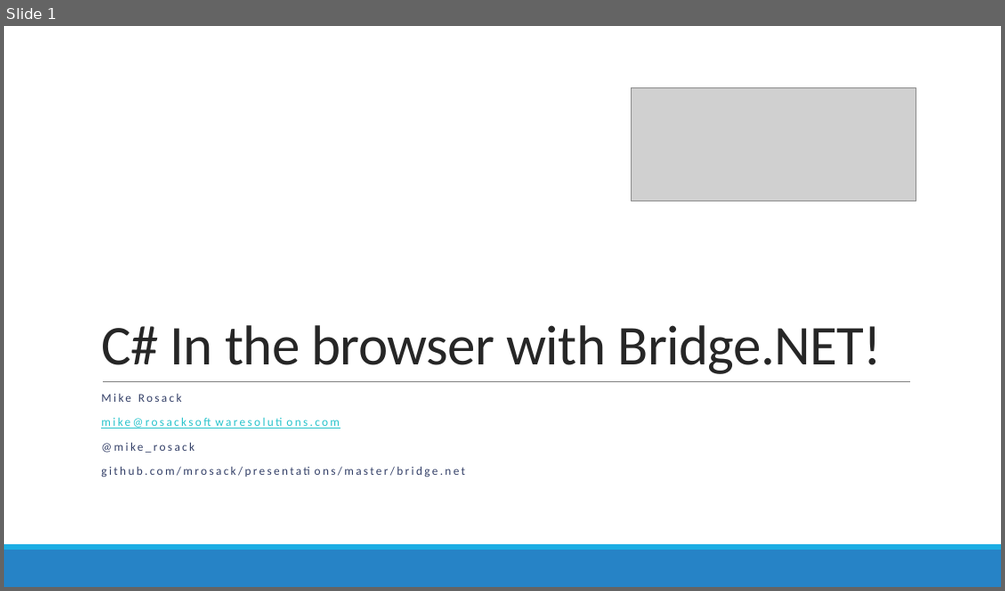
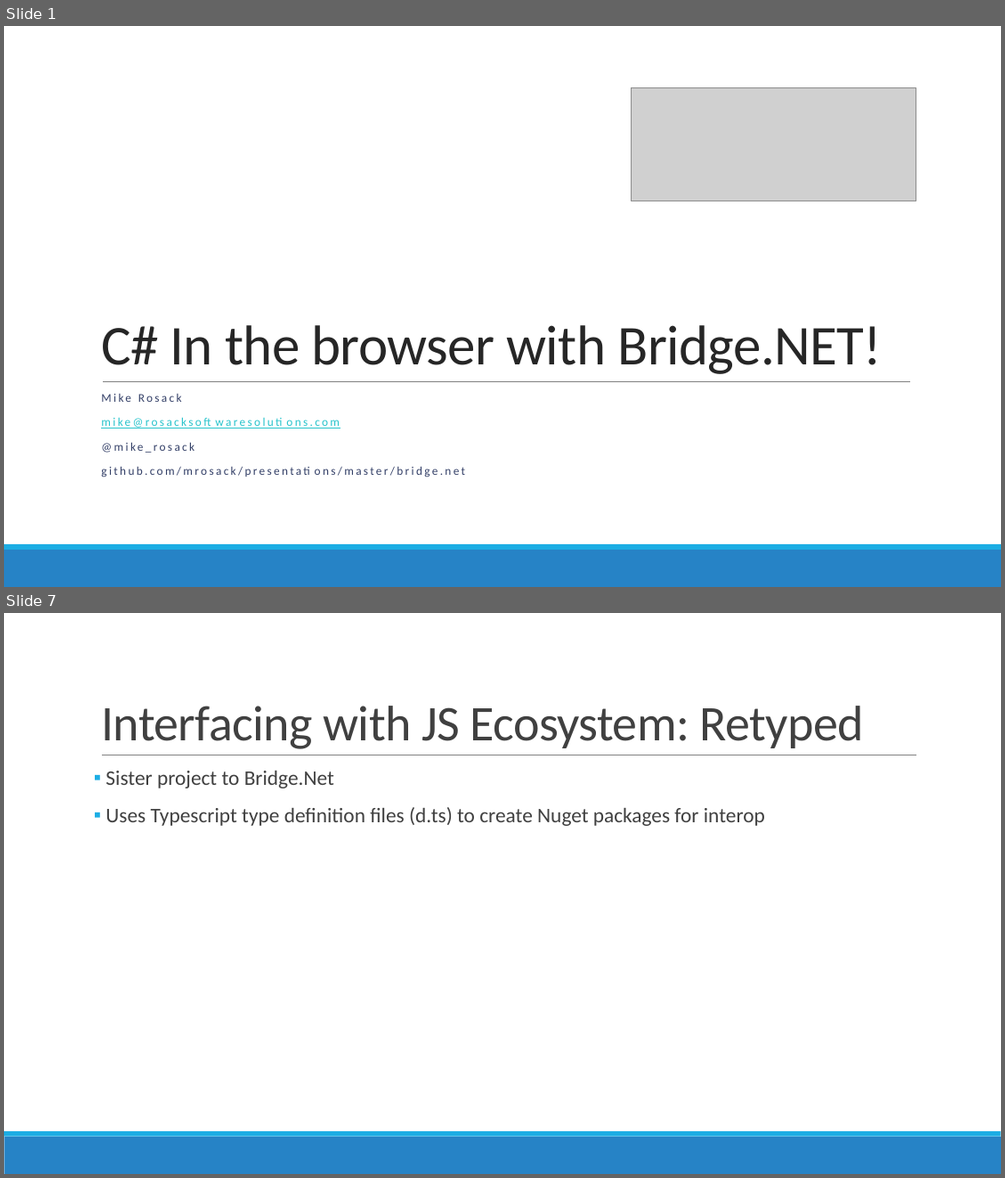
Before and after one commit to mrosack/presentations, a slide deck: bridge.net/bridge-net.pptx. Shown one above the other, each under a label of ours: slide 1 before the commit, slides 1 and 7 after it; the slides between them are not shown. The pictures are 1005x591 and 1005x1178 pixels, drawn with LibreOffice and Linux fonts; fonts in the diff are those of the drawing; grey boxes stand for pictures. Boxes give left, top, right and bottom in pixels: in the first picture for what was removed or moved away, otherwise in the second. Text is boxed around its words. In the diff, an @@ line names an element or a change of style, - is before the commit and + after.

```diff
--- a/bridge.net/bridge-net.pptx
+++ b/bridge.net/bridge-net.pptx
@@ slide 7 added at bbox=[4, 613, 1001, 1174], background #FFFFFF; not listed: 2 template elements that a slide beside it also shows @@
@@ title added at bbox=[101, 706, 864, 749], 48 pt, text #404040 @@
+Interfacing with JS Ecosystem: Retyped
@@ line added from (102, 755) to (917, 755), #808080 0.5 pt @@
@@ text added at bbox=[105, 771, 765, 826], 20 pt, text #404040 @@
+▪ Sister project to Bridge.Net
+▪ Uses Typescript type definition files (d.ts) to create Nuget packages for interop
```
Also in this commit, not shown: 11 other slides added, 1 slide removed.
